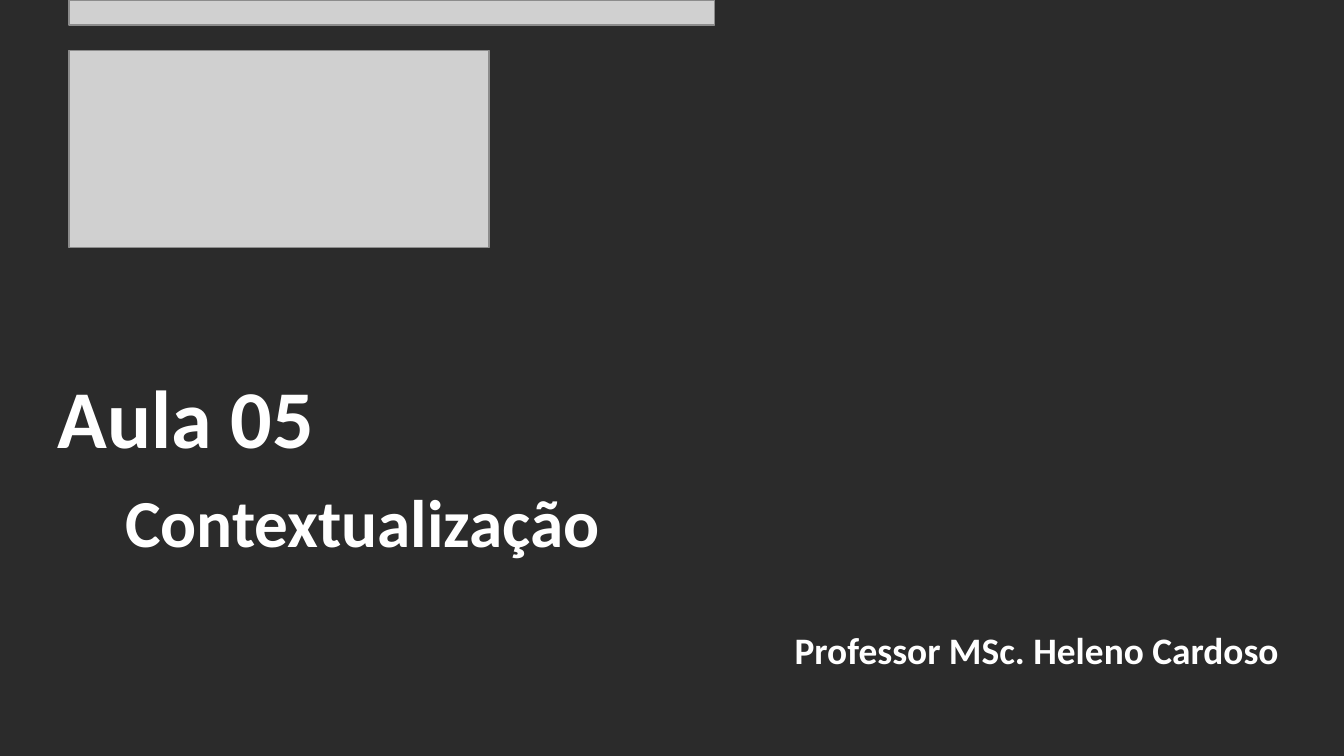
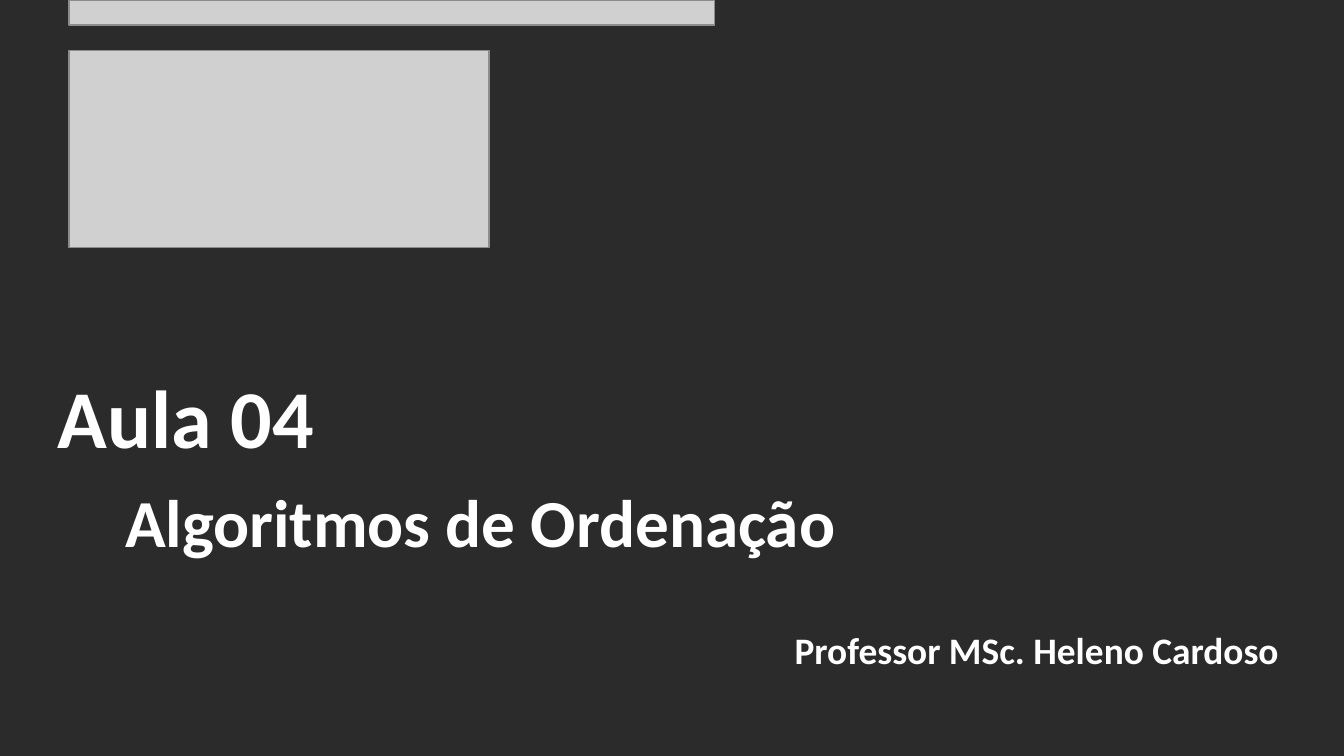
Before and after one commit to CloudEducationBrazil/WydenAlgoritmosEComplexidade, a slide deck: slide 2 of 01 Classes/Aula 04 - Algoritmos e Complexidade - Algoritmos de Ordenação.pptx. Drawn at 1344x756 pixels with LibreOffice and Linux fonts; fonts in the diff are those of the drawing; grey boxes stand for pictures; background and template pictures are left out; a plain dark background stands for a picture behind light text. Boxes give left, top, right and bottom in pixels: in the first picture for what was removed or moved away, otherwise in the second. Text is boxed around its words. In the diff, an @@ line names an element or a change of style, - is before the commit and + after.

Commit message:
Alg e Compl - Alg de Ordenação 01Set2025 ...

```diff
--- a/01 Classes/Aula 04 - Algoritmos e Complexidade - Algoritmos de Ordenação.pptx
+++ b/01 Classes/Aula 04 - Algoritmos e Complexidade - Algoritmos de Ordenação.pptx
@@ title at (x1=58, y1=390, x2=835, y2=559): text changed @@
-Aula 05
-Contextualização
+Aula 04
+Algoritmos de Ordenação
```
Also in this commit, not shown: 5 other slides changed, 32 slides added, 12 other files.
